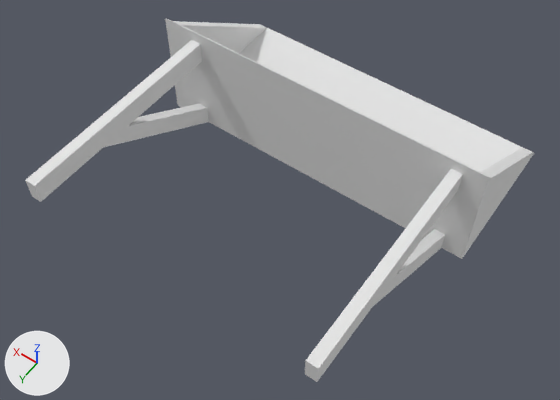
A saved change to the Blender file src/boxloader_bucket.blend.
Both versions are drawn from a camera (50 mm lens) standing at (-2.49, 4.05, 5.6) and looking at (-0.08, 0.68, 0.3). The axes (+X, +Y, +Z) are drawn at lower left. The lights are the same throughout.

Script lines for the objects in view, before the commit:
```python
me_cube = bpy.data.meshes.new('Cube')
me_cube.from_pydata(...)  # 48 vertices, 36 faces; spans x -1.6..1.6, y -1.4..2.1, z 0.0..1.1
me_cube.materials.append(mat_material_001)  # white #e7e7e7
ob_cube = bpy.data.objects.new('Cube', me_cube)
ob_cube.location = (0.0, 0.0, 0.0)
```
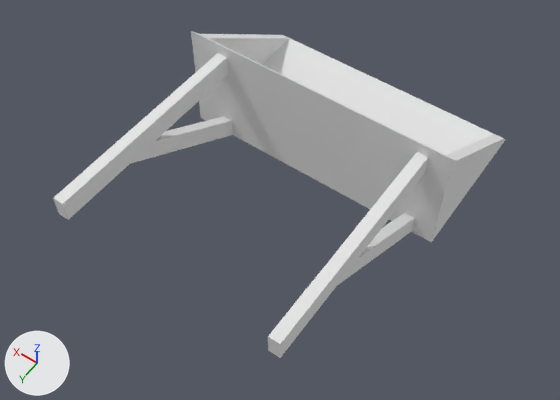
Edits to the scene script, one JSON object a line:
```json
{"block": "me_cube", "where": "me_cube.from_pydata(...)  # 48 vertices, 36 faces; spans x -1.6..1.6, y -1.4..2.1, z 0.0..1.1"}
{"block": "me_cube", "where": "# used by ob_cube; location = (0.0, 0.0, 0.0)"}
{"block": "me_cube", "change": "me_cube part 1: the loose piece of 8 vertices spanning x -1.4..-1.3, y 0.1..2.1, z 0.8..1.0 is moved by (0.3, 0.0, 0.0)"}
{"block": "me_cube", "change": "me_cube part 2: the loose piece of 8 vertices spanning x -1.4..-1.3, y 0.1..1.4, z 0.0..0.8 is moved by (0.3, 0.0, 0.0)"}
{"block": "me_cube", "change": "me_cube part 3: the loose piece of 8 vertices spanning x 1.2..1.3, y 0.1..2.1, z 0.8..1.0 is moved by (-0.3, 0.0, 0.0)"}
{"block": "me_cube", "change": "me_cube part 4: the loose piece of 8 vertices spanning x 1.2..1.3, y 0.1..1.4, z 0.0..0.8 is moved by (-0.3, 0.0, 0.0)"}
{"block": "me_cube", "change": "me_cube part 5: all 8 vertices in x 1.5..1.6, y -1.4..0.1, z 0.0..1.1 are moved by (-0.3, 0.0, 0.0)"}
{"block": "me_cube", "change": "me_cube part 6: all 8 vertices in x -1.6..-1.5, y -1.4..0.1, z 0.0..1.1 are moved by (0.3, 0.0, 0.0)"}
```

Changed parts and their boxes [x1, y1, x2, y2] in the pictures (560 x 400 px; the box of a moved part takes in the faces that stretch with it):
```json
{"object": "Cube", "change": "reshaped", "before": [25, 18, 534, 382], "after": [53, 31, 506, 358], "on screen": "11% narrower, 10% shorter"}
{"part": 1, "of": "me_cube", "change": "moved or reshaped", "before": [305, 169, 463, 382], "after": [268, 152, 428, 358]}
{"part": 2, "of": "me_cube", "change": "moved or reshaped", "before": [373, 229, 445, 306], "after": [338, 213, 414, 285]}
{"part": 3, "of": "me_cube", "change": "moved or reshaped", "before": [25, 40, 202, 202], "after": [53, 53, 228, 220]}
{"part": 4, "of": "me_cube", "change": "moved or reshaped", "before": [103, 104, 209, 148], "after": [130, 116, 233, 164]}
{"part": 5, "of": "me_cube", "change": "moved or reshaped", "before": [174, 21, 267, 53], "after": [200, 34, 290, 64]}
{"part": 6, "of": "me_cube", "change": "moved or reshaped", "before": [165, 18, 534, 259], "after": [191, 31, 506, 242]}
```
